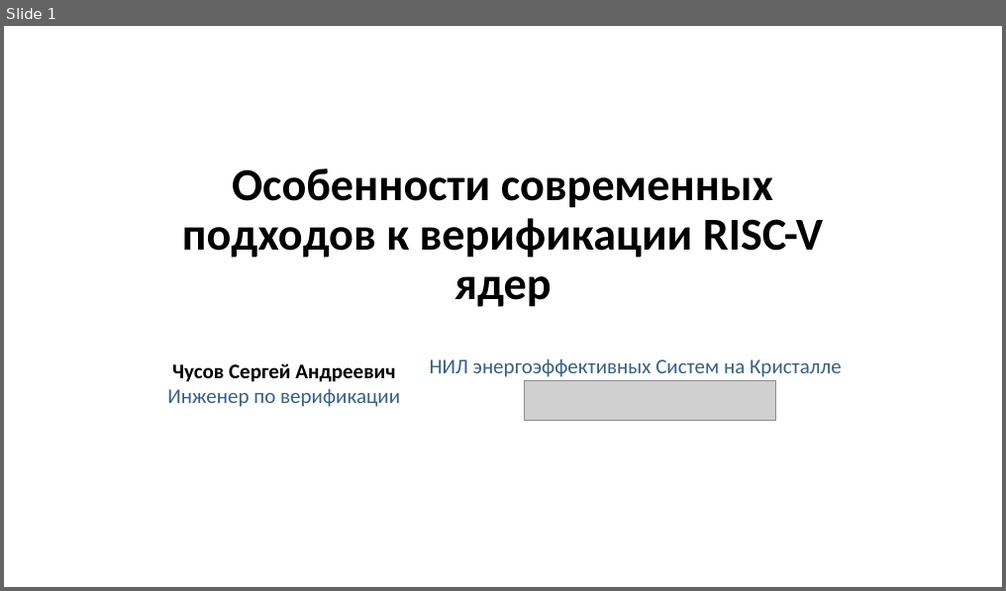
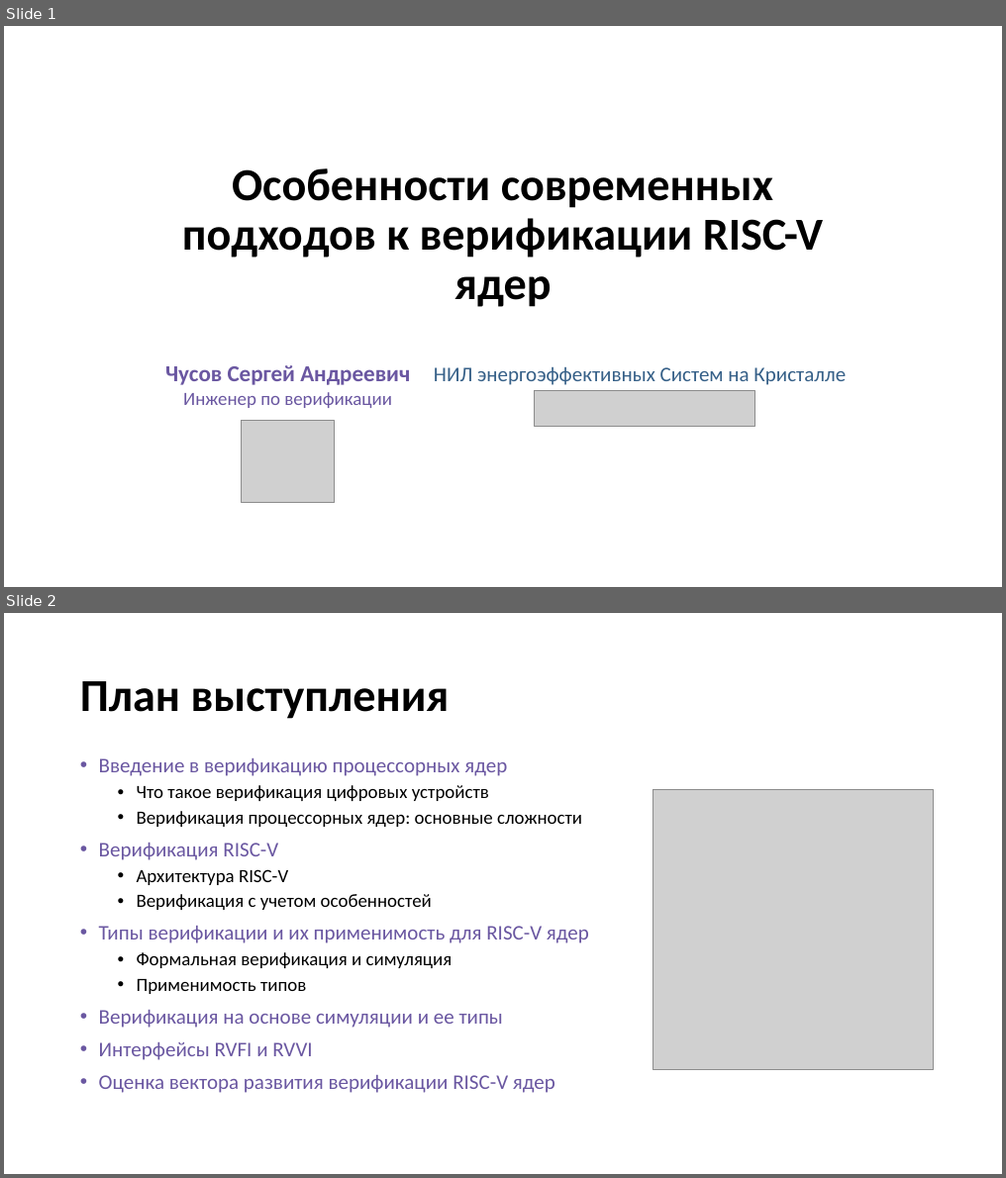
Before and after one commit to serge0699/micro23, a slide deck: present/present.pptx. Shown one above the other, each under a label of ours: slide 1 before the commit, slides 1 and 2 after it. The pictures are 1006x591 and 1006x1178 pixels, drawn with LibreOffice and Linux fonts; fonts in the diff are those of the drawing; grey boxes stand for pictures. Boxes give left, top, right and bottom in pixels: in the first picture for what was removed or moved away, otherwise in the second. Text is boxed around its words. In the diff, an @@ line names an element or a change of style, - is before the commit and + after.

```diff
--- a/present/present.pptx
+++ b/present/present.pptx
@@ slide 2 added at bbox=[4, 613, 1002, 1174], background #FFFFFF @@
@@ title added at bbox=[80, 681, 450, 719], 44 pt, text #000000, bold @@
+План выступления
@@ text added at bbox=[99, 759, 589, 1093], 20 pt, text #6A57A1 @@
+• Введение в верификацию процессорных ядер
+  • Что такое верификация цифровых устройств
+  • Верификация процессорных ядер: основные сложности
+• Верификация RISC-V
+  • Архитектура RISC-V
+  • Верификация с учетом особенностей
+• Типы верификации и их применимость для RISC-V ядер
+  • Формальная верификация и симуляция
+  • Применимость типов
+• Верификация на основе симуляции и ее типы
+• Интерфейсы RVFI и RVVI
+• Оценка вектора развития верификации RISC-V ядер
@@ picture added at bbox=[653, 789, 934, 1069] @@
@@ slide 1 changed as well @@
@@ text "Чусов Сергей Андреевич Инженер по ..." at bbox=[165, 366, 410, 408]: size 20 to 22 pt, text colour #000000 to #6A57A1 in "Чусов Сергей Андреевич"; size 20 to 18 pt, text colour #366088 to #6A57A1 in "Инженер по верификации" @@
@@ text "НИЛ энергоэффективных Систем на Кристалле": place and size @@
-text "НИЛ энергоэффективных Систем на Кристалле" at bbox=[430, 359, 842, 377]
+text "НИЛ энергоэффективных Систем на Кристалле" at bbox=[434, 368, 846, 385]
@@ picture: place and size @@
-picture at bbox=[525, 380, 775, 421]
+picture at bbox=[534, 391, 754, 427]
@@ picture added at bbox=[242, 421, 335, 503] @@
```
Also in this commit, not shown: 5 other slides added, 1 slide removed, 7 other files.
